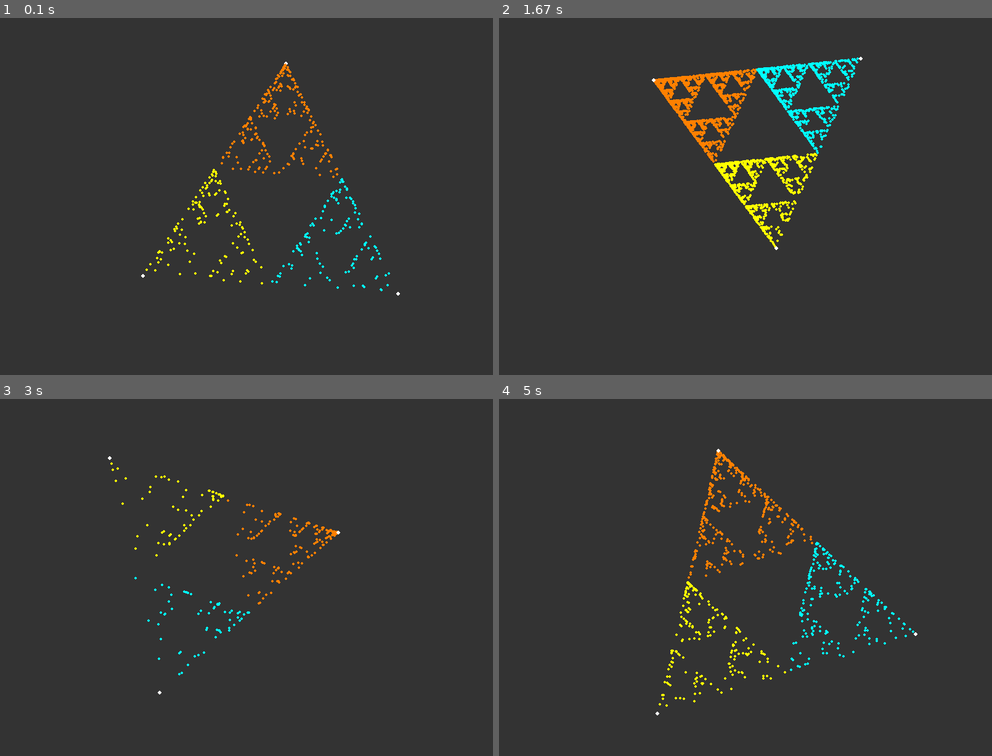
Above: before the commit, frames 1-4 (two rows, left to right).
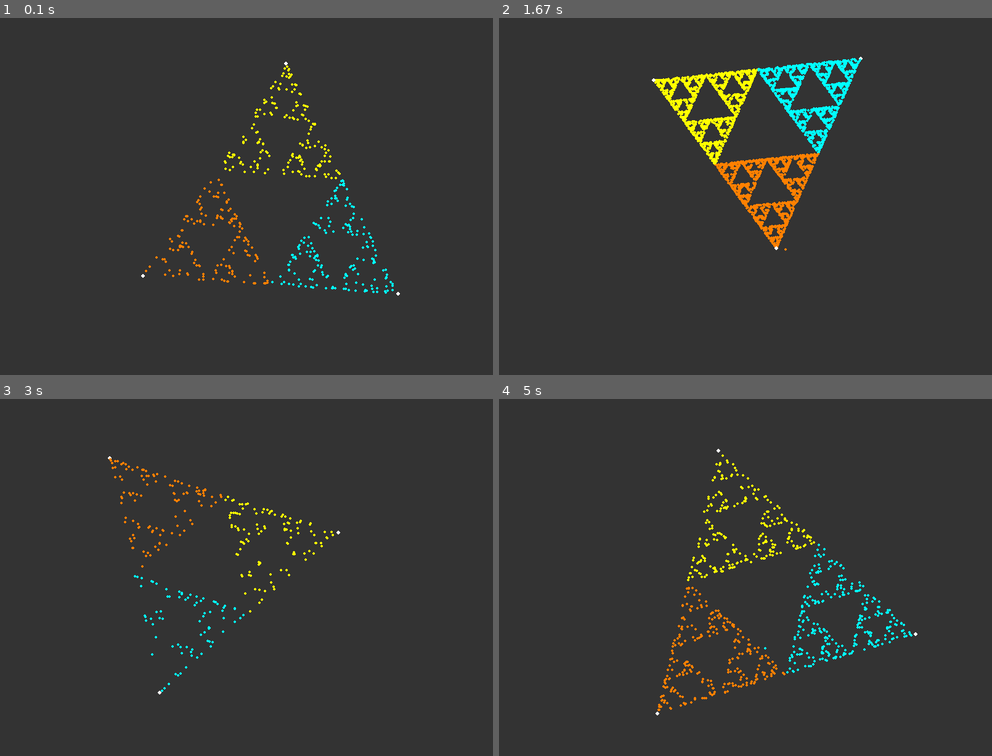
Above: after the commit, the same moments.

Repository: DHameete/pygames
Game: pygame game, started from 07_ChaosGame/main.py
Same seed, same stepped clock (60 frames per second), same inputs: the game is played once before the commit and once after it.
Inputs:
- Up to frame 1 (0.1 s): no input
- Up to frame 2 (1.67 s): tap Enter at 0.33 s
- Up to frame 3 (3 s): tap Space at 1.67, 2.07, 2.37, 2.57, 2.9 s
- Up to frame 4 (5 s): tap Space at 3.2, 3.4, 3.7, 3.97, 4.3, 4.6, 4.73 s

The runs differ from the first frame. In frame 1, 2.0% of the frame differs, in the area x 29-80%, y 12-78%; in frame 2, 3.8%, in the area x 31-74%, y 11-66%; in frame 3, 1.2%; in frame 4, 3.0%.

Commit message:
small refactoring of choosing next point

Diff:
--- a/07_ChaosGame/main.py
+++ b/07_ChaosGame/main.py
@@ -11,6 +11,8 @@
 BLUE = (0, 255, 255)
 ORANGE = (255, 128, 0)
 YELLOW = (255, 255, 0)
+
+COLORS = [BLUE, ORANGE, YELLOW]
 
 def init_chaos():
     points = []
@@ -94,17 +96,11 @@
 
         # Draw new set of points
         for _ in range(50):
-            r = random.randint(0,3)
+            a = random.choice(range(len(points)))
 
-            if r == 0:
-                pos = pos.lerp(points[0],0.5)
-                clr = BLUE
-            elif r == 1:
-                pos = pos.lerp(points[1],0.5)
-                clr = YELLOW
-            else:
-                pos = pos.lerp(points[2],0.5)
-                clr = ORANGE
+            pos = pos.lerp(points[a],0.5)
+            clr = COLORS[a]
+
             pygame.draw.circle(displaysurface, clr, pos, 2)
 
         # Update display
